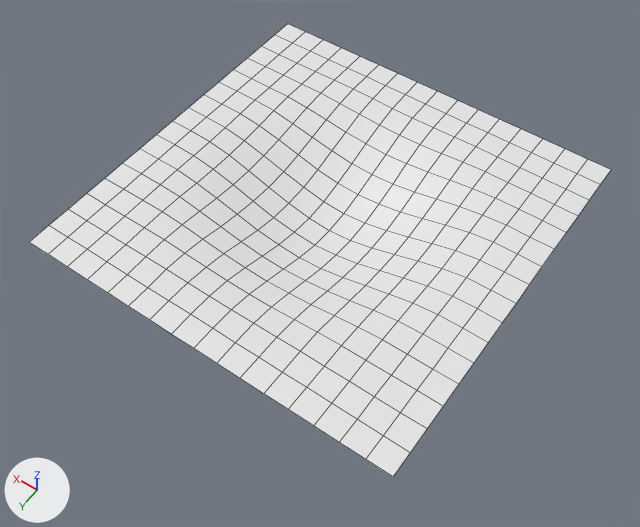
Before and after pictures for a commit that changed the FBX model GolfInClass/Assets/Art/LesAssetsDeSafran/Modeles/Plane_creux.fbx.
Rendered twice from a 50 mm camera at (-1.132, 1.641, 2.228) aimed at (-0.039, 0.111, -0.175). Every picture has the same lights, and +X, +Y and +Z are marked at lower left. Mesh edges are drawn as thin lines. Where no turn or scale is listed for an object, it has been applied to the vertices.
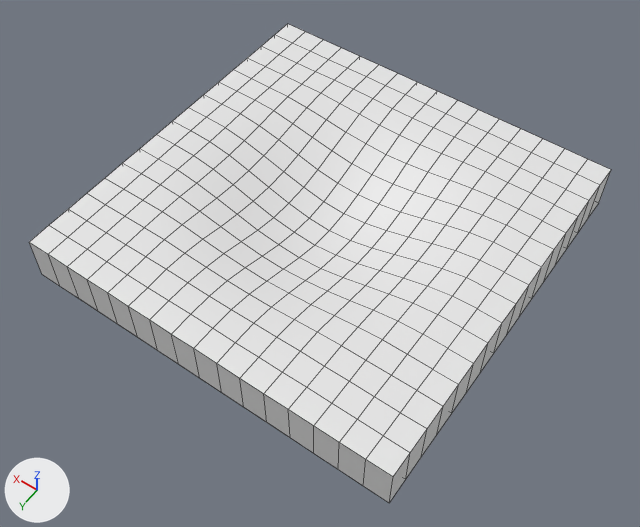
The newer file is also turned or shifted as a whole; pictures and numbers use the older file's frame.

The change, as a diff of the scene's bpy script:
```diff
--- a/GolfInClass/Assets/Art/LesAssetsDeSafran/Modeles/Plane_creux.fbx.py
+++ b/GolfInClass/Assets/Art/LesAssetsDeSafran/Modeles/Plane_creux.fbx.py
@@ me_mesh @@
 # used by ob_plane001; location = (0.0, 0.0, 0.0)
-me_mesh.from_pydata(...)  # 289 vertices, 256 faces; spans x -0.7..0.7, y -0.7..0.7, z -0.136..0.0
+me_mesh.from_pydata(...)  # 353 vertices, 336 faces; spans x -0.7..0.7, y -0.7..0.7, z -0.173..0.0
+# me_mesh part 1
+# 1 vertex is added at (-0.7, 0.613, -0.173)
+# 63 new vertices lie (0.0, 0.0, -0.173) away from vertices in x -0.7..0.7, y -0.7..0.7, z 0.0
+# 80 new faces join them
```

Location of each change, (x1, y1, x2, y2) in pixels of the pictures (640 x 527 px):
'Plane001', reshaped
    before: (30, 24, 611, 477)
    after: (29, 24, 611, 503)
part 1 of me_mesh, added
    after: (29, 170, 611, 503)
